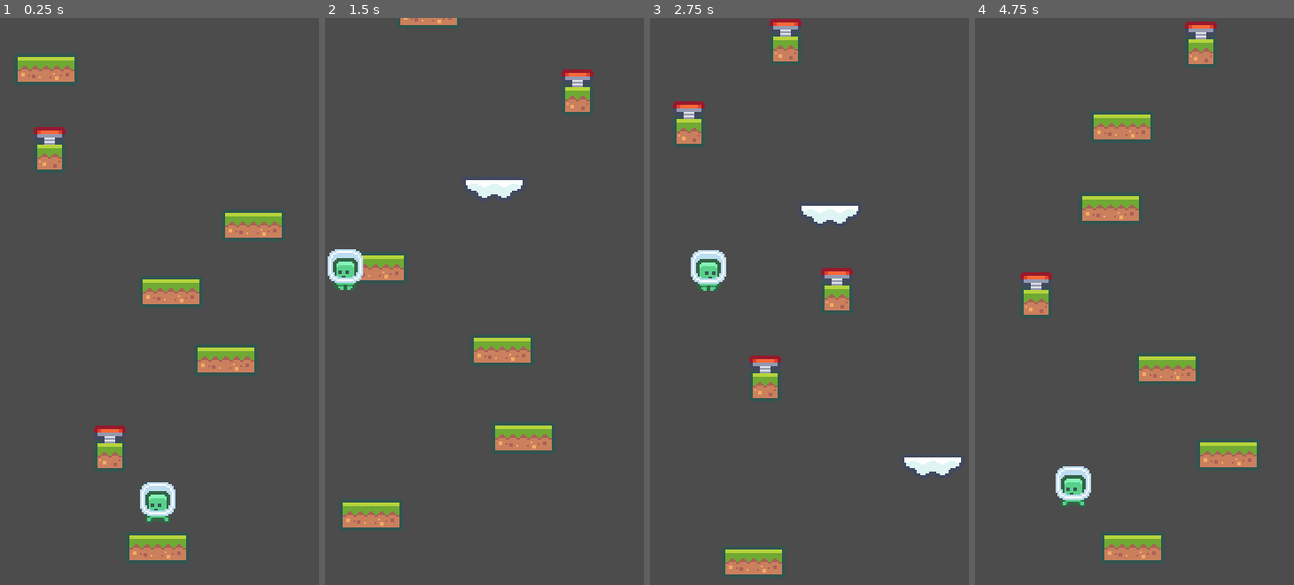
Above: before the commit, frames 1-4 (left to right).
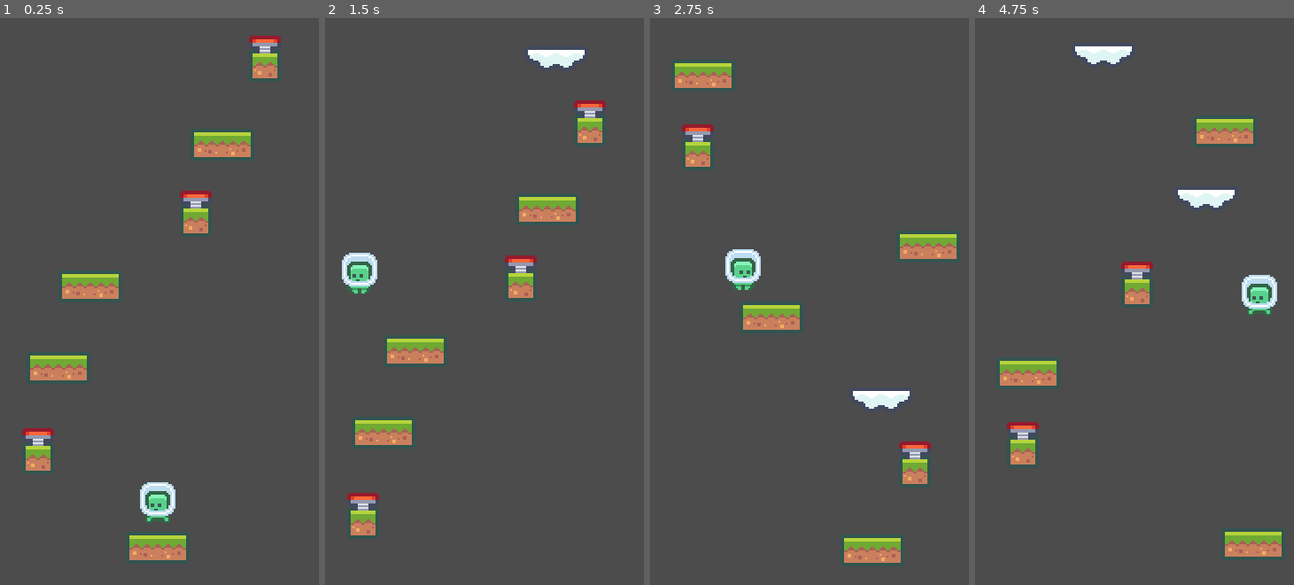
Above: after the commit, the same moments.

Repository: AlexsandroBezerra/doodle-jump
Game: Godot game, scene res://scenes/doodle_jump.tscn
Same seed, same stepped clock (60 frames per second), same inputs: the game is played once before the commit and once after it.
Inputs:
- Up to frame 1 (0.25 s): no input
- Up to frame 2 (1.5 s): hold Right (ui_right) 0.53-1.28 s; hold Left (ui_left) from 1.28 s (still down)
- Up to frame 3 (2.75 s): release Left (ui_left) at 2.03 s; hold Right (ui_right) from 2.03 s (still down)
- Up to frame 4 (4.75 s): release Right (ui_right) at 3.53 s; hold Left (ui_left) from 3.53 s (still down)

The runs differ from the first frame. In frame 1, 11% of the frame differs, in the area x 4-90%, y 3-81%; in frame 2, 12%; in frame 3, 12%; in frame 4, 14%, in the area x 6-98%, y 0-97%.

Commit message:
feat: improve randomize platform variants algorithm

Diff:
--- a/actors/player_green.tscn
+++ b/actors/player_green.tscn
@@ -21,7 +21,7 @@
 radius = 7.0
 height = 8.0
 
-[node name="player" type="KinematicBody2D"]
+[node name="player" type="KinematicBody2D" groups=["player"]]
 script = ExtResource( 3 )
 
 [node name="sprite" type="AnimatedSprite" parent="."]
--- a/platforms/cloud.tscn
+++ b/platforms/cloud.tscn
@@ -7,7 +7,7 @@
 [sub_resource type="RectangleShape2D" id=1]
 extents = Vector2( 17, 3.875 )
 
-[node name="cloud" type="StaticBody2D"]
+[node name="cloud" type="StaticBody2D" groups=["platform"]]
 script = ExtResource( 3 )
 jump_force = 0.5
 
--- a/platforms/platform.tscn
+++ b/platforms/platform.tscn
@@ -7,7 +7,7 @@
 [sub_resource type="RectangleShape2D" id=1]
 extents = Vector2( 16, 5 )
 
-[node name="platform" type="StaticBody2D"]
+[node name="platform" type="StaticBody2D" groups=["platform"]]
 script = ExtResource( 3 )
 jump_force = 1.0
 
--- a/platforms/spring.tscn
+++ b/platforms/spring.tscn
@@ -16,7 +16,7 @@
 [sub_resource type="RectangleShape2D" id=2]
 extents = Vector2( 7, 4.5 )
 
-[node name="spring" type="StaticBody2D"]
+[node name="spring" type="StaticBody2D" groups=["platform"]]
 script = ExtResource( 4 )
 jump_force = 1.5
 
--- a/scenes/doodle_jump.tscn
+++ b/scenes/doodle_jump.tscn
@@ -11,7 +11,8 @@
 
 [node name="doodle_jump" type="Node2D"]
 script = ExtResource( 3 )
-platform_scene = [ ExtResource( 2 ), ExtResource( 4 ), ExtResource( 5 ) ]
+default_platform = ExtResource( 2 )
+platform_variations = [ ExtResource( 4 ), ExtResource( 5 ) ]
 
 [node name="platform_container" type="Node2D" parent="."]
 
--- a/scripts/game.gd
+++ b/scripts/game.gd
@@ -5,7 +5,12 @@
 onready var platform_container := get_node("platform_container")
 onready var platform_y = get_node("platform_container/platform").position.y
 
-export (Array, PackedScene) var platform_scene
+const DEFAULT_PLATFORM_INDEX = -1
+
+var last_platform_variation := DEFAULT_PLATFORM_INDEX
+
+export (PackedScene) var default_platform
+export (Array, PackedScene) var platform_variations
 
 func _ready():
 	randomize()
@@ -17,22 +22,33 @@
 
 func generate_platforms(amount := 1):
 	for items in amount:
-		var new_type = rand_range(0, 3)
-		var new_platform: StaticBody2D = platform_scene[new_type].instance()
+		var is_variation := randi() % 2
 
-		var platform_x = rand_range(20, 160)
-		platform_y -= rand_range(36, 54)
+		if is_variation == 1:
+			var variation = randi() % platform_variations.size()
 
-		new_platform.position = Vector2(platform_x, platform_y)
+			if last_platform_variation == variation:
+				generate_platform(default_platform.instance(), DEFAULT_PLATFORM_INDEX)
+			else:
+				generate_platform(platform_variations[variation].instance(), variation)
+		else:
+			generate_platform(default_platform.instance(), DEFAULT_PLATFORM_INDEX)
 
-		platform_container.call_deferred("add_child", new_platform)
+func generate_platform(platform: StaticBody2D, variation: int):
+	var platform_x = rand_range(20, 160)
+	platform_y -= rand_range(36, 54)
+
+	platform.position = Vector2(platform_x, platform_y)
+
+	platform_container.call_deferred("add_child", platform)
+	last_platform_variation = variation
 
 func _on_platform_cleaner_body_entered(body: Node):
-	if body.name == "player":
+	if body.is_in_group("player"):
 		game_over()
-
-	generate_platforms()
-	body.queue_free()
+	elif body.is_in_group("platform"):
+		generate_platforms()
+		body.queue_free()
 
 func game_over():
 	print("Game over!")
--- a/scripts/platform.gd
+++ b/scripts/platform.gd
@@ -1,4 +1,3 @@
 extends StaticBody2D
 
 export var jump_force := 0.0
-signal delete_object(obstacle)
